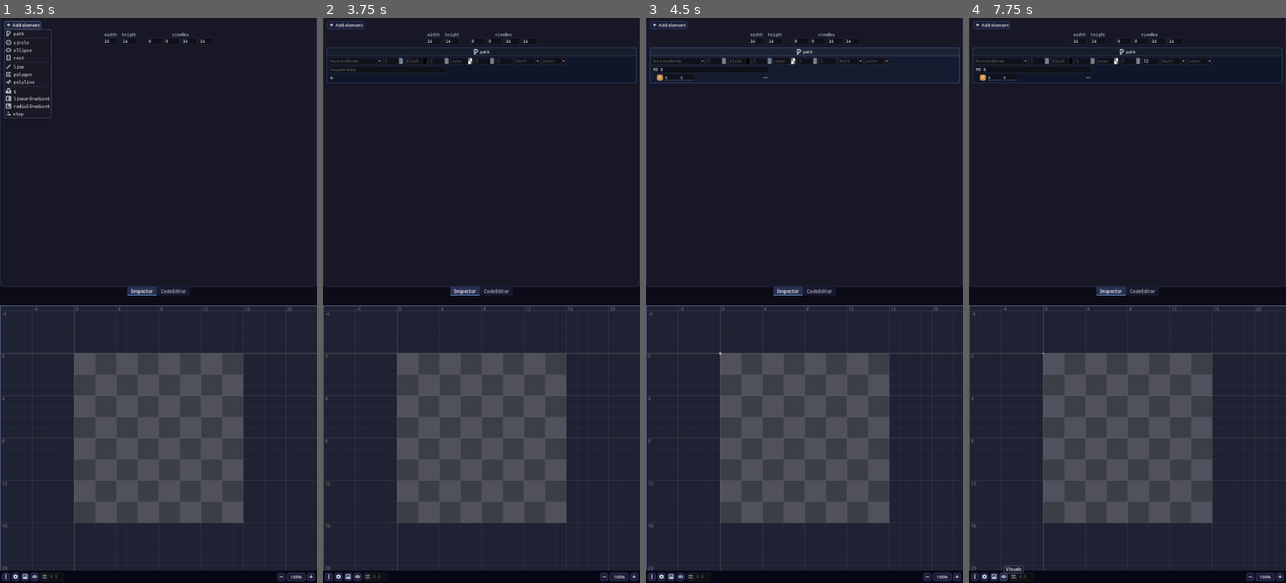
Above: before the commit, frames 1-4 (left to right).
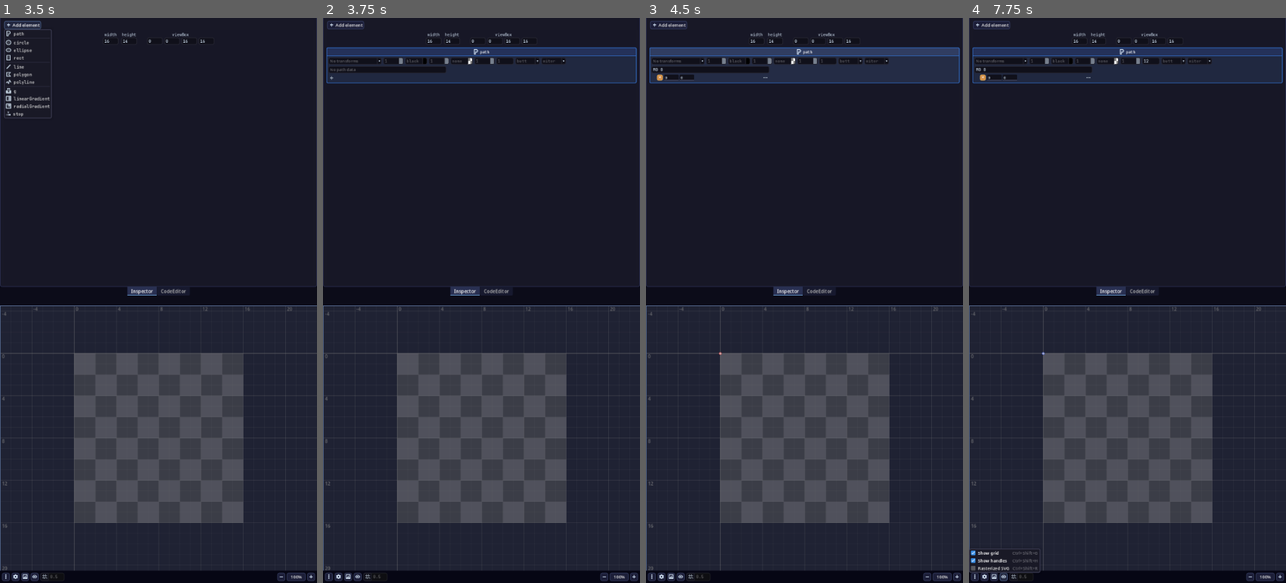
Above: after the commit, the same moments.

Repository: syntaxerror247/VectorTouch
Game: Godot game, scene res://src/portrait_ui/editor_scene.tscn
The game is run twice, just before and just after one commit, with the same random seed, the same clock (stepped at 60 frames per second) and the same inputs.
Inputs (mouse positions are in pixels of both pictures, inside the frame that each line leads up to):
- Up to frame 1 (3.5 s): click "width" at 0.5 s; click "height" at 1.25 s; click "viewBox" at 2 s; click "Add element" at 2.75 s
- Up to frame 2 (3.75 s): click "path" at 3.5 s
- Up to frame 3 (4.5 s): click (655, 80) at 4.25 s
- Up to frame 4 (7.75 s): click (1149, 63) at 5.02 s; type "12" at 5.1 s; click (1127, 51) at 5.75 s; click (994, 577) at 6.5 s; click (1003, 577) at 7.25 s

Frame 1 is identical in both runs. In frame 2, 2.0% of the frame differs, in the area x 1-100%, y 5-12%; in frame 3, 1.9%; in frame 4, 2.3%, in the area x 0-100%, y 5-99%.

Commit message:
Small bugfix (#1088)

Diff:
--- a/src/autoload/SVG.gd
+++ b/src/autoload/SVG.gd
@@ -26,6 +26,11 @@
 var _update_pending := false
 var _save_pending := false
 
+# "unstable_text" is the current state, which might have errors (i.e., while using the
+# code editor). "text" is the last state without errors.
+# These both differ from "Configs.svg_text" which is the state as saved to file,
+# which doesn't happen while dragging handles or typing in the code editor for example.
+var unstable_text := ""
 var text := ""
 var root_element: ElementRoot
 
@@ -84,21 +89,27 @@
 	if not _save_pending:
 		return
 	_save_pending = false
+
+	unstable_text = ""
 	var saved_text := Configs.svg_text
 	if saved_text == text:
 		return
 	UR.create_action("")
 	UR.add_do_property(Configs, "svg_text", text)
 	UR.add_undo_property(Configs, "svg_text", saved_text)
-	UR.add_do_method(apply_svg_text.bind(text, false))
-	UR.add_undo_method(apply_svg_text.bind(saved_text, false))
+	UR.add_do_property(self, "text", text)
+	UR.add_undo_property(self, "text", saved_text)
 	UR.commit_action()
 
 
 func sync_elements() -> void:
-	var svg_parse_result := SVGParser.text_to_root(text, Configs.savedata.editor_formatter)
+	var text_to_parse := text if unstable_text.is_empty() else unstable_text
+	var svg_parse_result := SVGParser.text_to_root(text_to_parse,
+			Configs.savedata.editor_formatter)
 	parsing_finished.emit(svg_parse_result.error)
 	if svg_parse_result.error == SVGParser.ParseError.OK:
+		text = unstable_text
+		unstable_text = ""
 		root_element = svg_parse_result.svg
 		root_element.any_attribute_changed.connect(any_attribute_changed.emit)
 		root_element.xnodes_added.connect(xnodes_added.emit)
@@ -127,14 +138,16 @@
 func undo() -> void:
 	if UR.has_undo():
 		UR.undo()
+		SVG.sync_elements()
 
 func redo() -> void:
 	if UR.has_redo():
 		UR.redo()
+		SVG.sync_elements()
 
 
 func apply_svg_text(new_text: String, save := true) -> void:
-	text = new_text
+	unstable_text = new_text
 	sync_elements()
 	if save:
 		queue_save()
--- a/src/data_classes/Element.gd
+++ b/src/data_classes/Element.gd
@@ -203,14 +203,15 @@
 
 
 func set_attribute(attribute_name: String, value: Variant) -> void:
+	var value_type := typeof(value)
+
 	var has_attrib := has_attribute(attribute_name)
-	if not has_attrib and value.is_empty():
+	if not has_attrib and value_type == TYPE_STRING and value.is_empty():
 		return
 
 	var attrib := _attributes[attribute_name] if has_attrib else\
 			new_attribute(attribute_name)
 
-	var value_type := typeof(value)
 
 	if value_type == TYPE_STRING:
 		attrib.set_value(value)
--- a/src/ui_parts/code_editor.gd
+++ b/src/ui_parts/code_editor.gd
@@ -146,6 +146,7 @@
 func _on_svg_code_edit_focus_exited() -> void:
 	SVG.queue_save()
 	code_edit.text = SVG.text
+	update_error(SVGParser.ParseError.OK)
 
 func _on_svg_code_edit_focus_entered() -> void:
 	Indications.clear_all_selections()
Not shown: 1 places in src/ui_widgets/number_field.tscn that only renumber resources
Not shown: 1 places in src/ui_widgets/number_field_with_slider.tscn that only renumber resources
